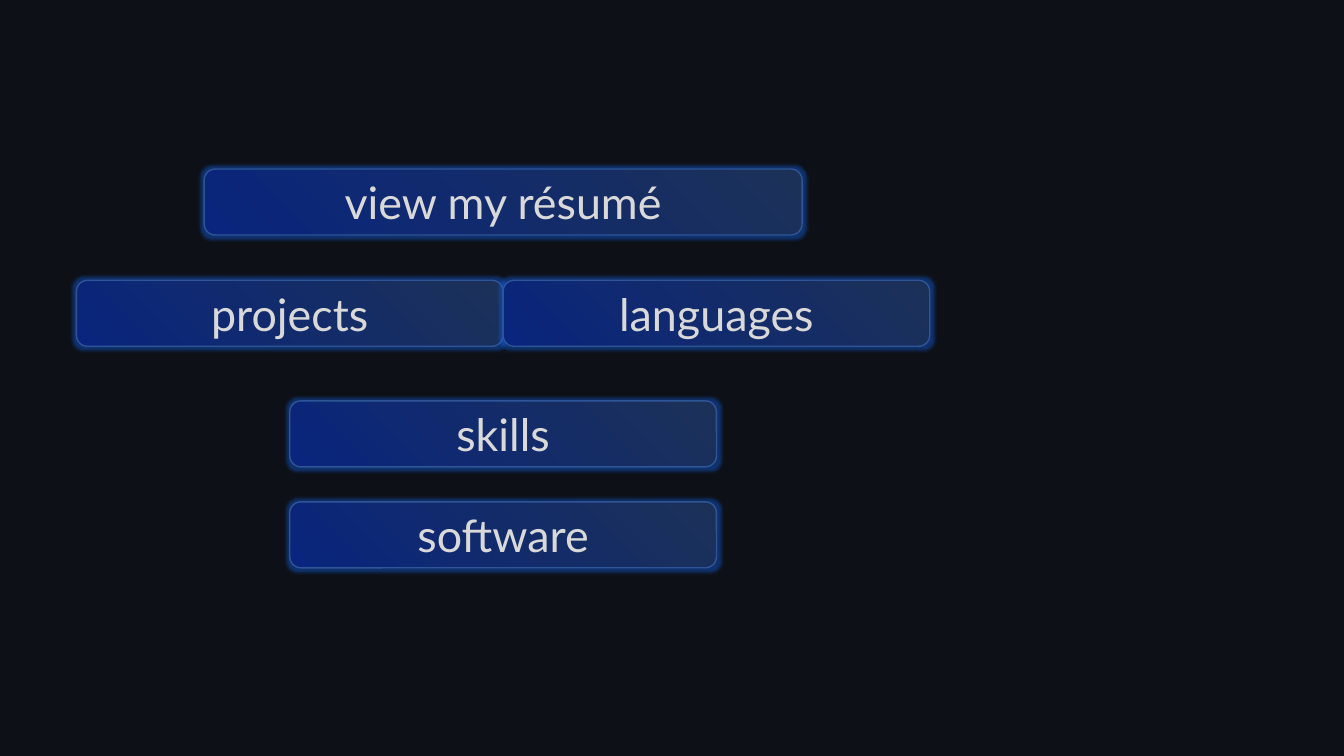
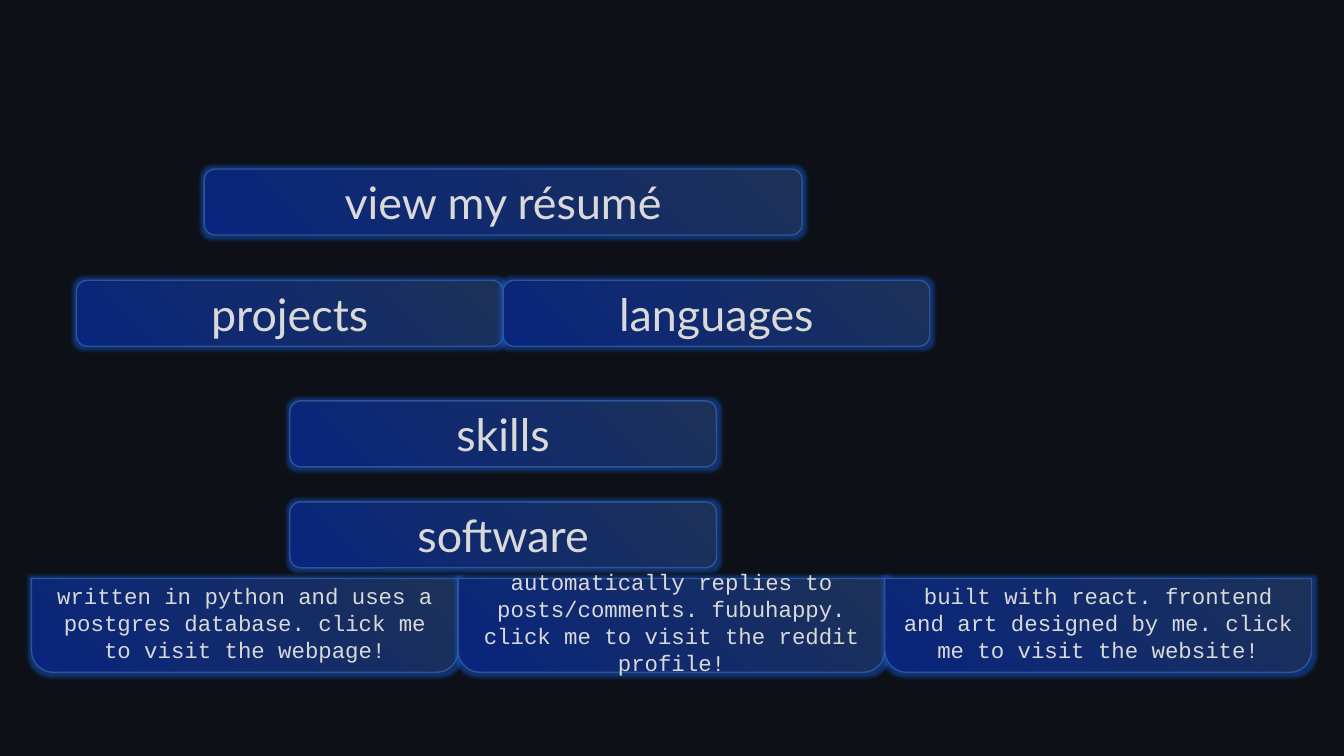
Before and after one commit to thedylone/thedylone, a slide deck: slide 1 of src/files/img.pptx. Drawn at 1344x756 pixels with LibreOffice and Linux fonts; fonts in the diff are those of the drawing. Boxes give left, top, right and bottom in pixels: in the first picture for what was removed or moved away, otherwise in the second. Text is boxed around its words. In the diff, an @@ line names an element or a change of style, - is before the commit and + after.

```diff
--- a/src/files/img.pptx
+++ b/src/files/img.pptx
@@ round same rect added at (31, 579, 458, 673), fill gradient #09257D to #1C3158, outline #2F5597 1 pt, 16 pt, text #D9D9D9 @@
+written in python and uses a postgres database. click me to visit the webpage!
@@ round same rect added at (458, 579, 884, 673), fill gradient #09257D to #1C3158, outline #2F5597 1 pt, 16 pt, text #D9D9D9 @@
+automatically replies to posts/comments. fubuhappy. click me to visit the reddit profile!
@@ round same rect added at (885, 579, 1312, 673), fill gradient #09257D to #1C3158, outline #2F5597 1 pt, 16 pt, text #D9D9D9 @@
+built with react. frontend and art designed by me. click me to visit the website!
```
Also in this commit, not shown: 4 other files.
